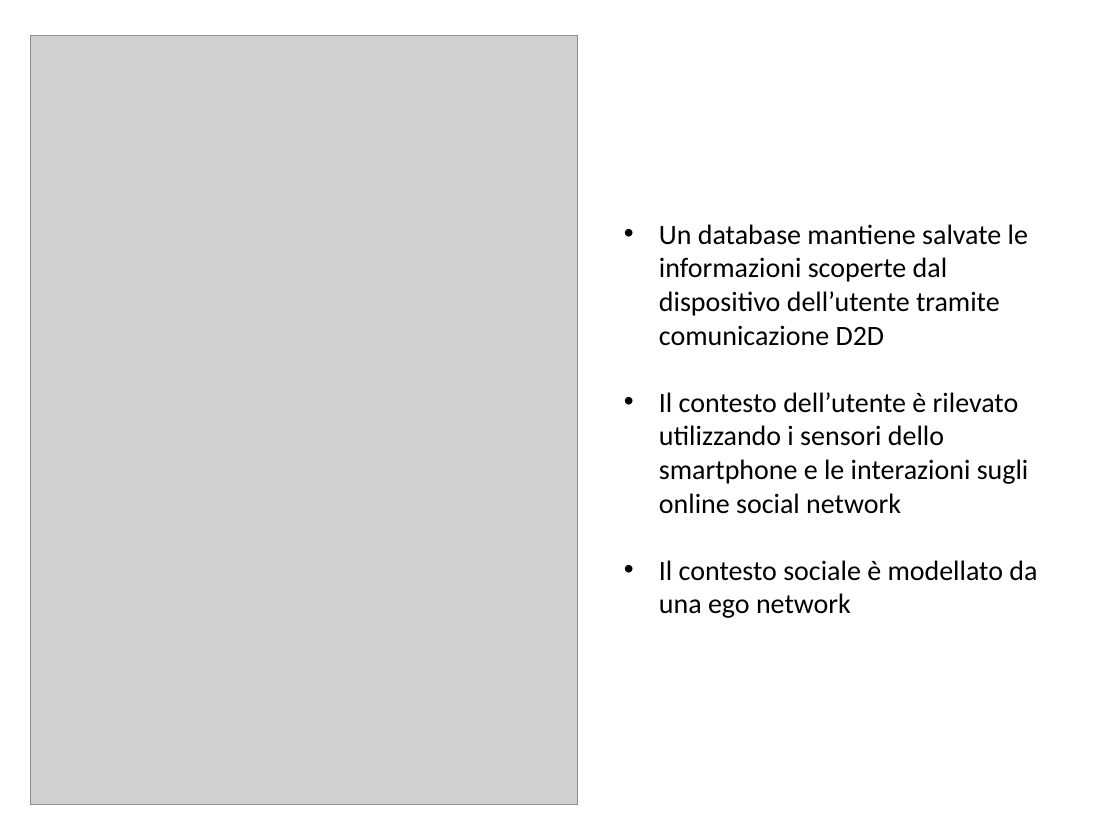
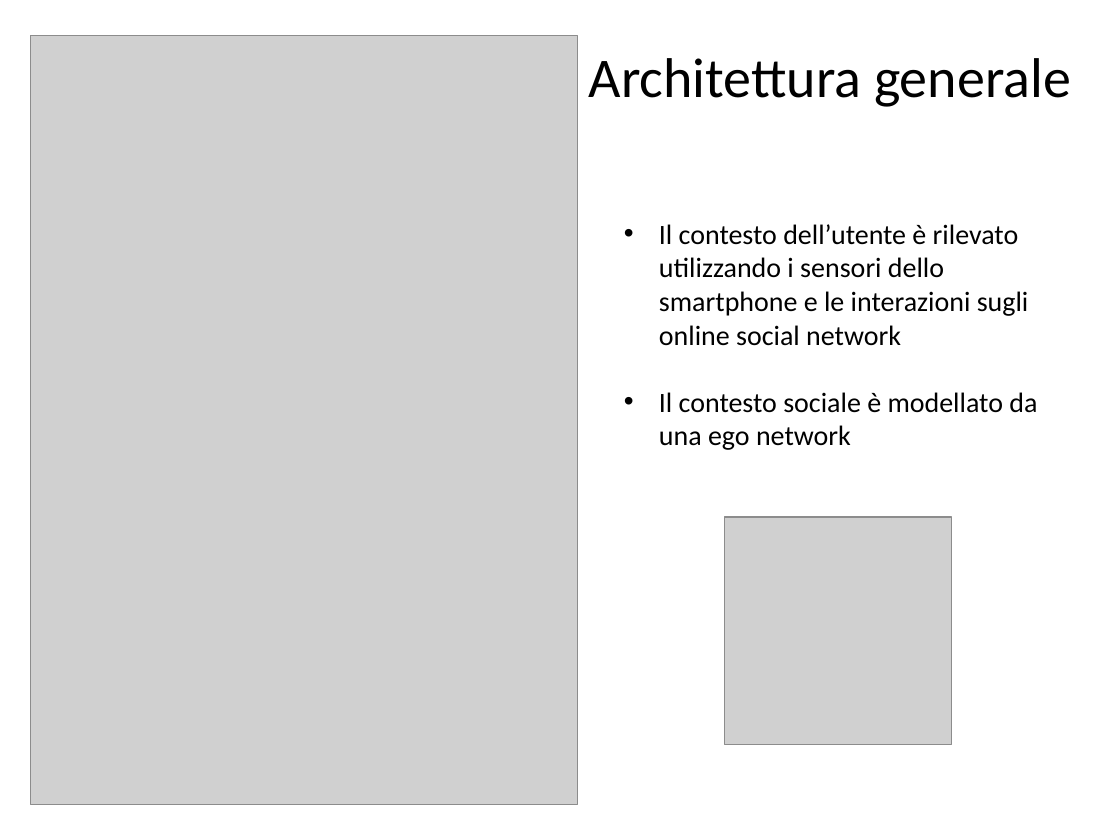
Before and after one commit to CriptHunter/tesi, a slide deck: slide 7 of presentazione/presentazione.pptx. Drawn at 1120x840 pixels with LibreOffice and Linux fonts; fonts in the diff are those of the drawing; grey boxes stand for pictures. Boxes give left, top, right and bottom in pixels: in the first picture for what was removed or moved away, otherwise in the second. Text is boxed around its words. In the diff, an @@ line names an element or a change of style, - is before the commit and + after.

```diff
--- a/presentazione/presentazione.pptx
+++ b/presentazione/presentazione.pptx
@@ text added at (x1=589, y1=58, x2=1071, y2=107), 36 pt, text #000000 @@
+Architettura generale
@@ text at (x1=659, y1=224, x2=1028, y2=346): paragraph removed @@
-• Un database mantiene salvate le informazioni scoperte dal dispositivo dell’utente tramite comunicazione D2D
@@ picture added at (x1=724, y1=517, x2=951, y2=745) @@
```
Also in this commit, not shown: 3 other slides changed, 1 slide added, 1 slide removed, 2 other files.
